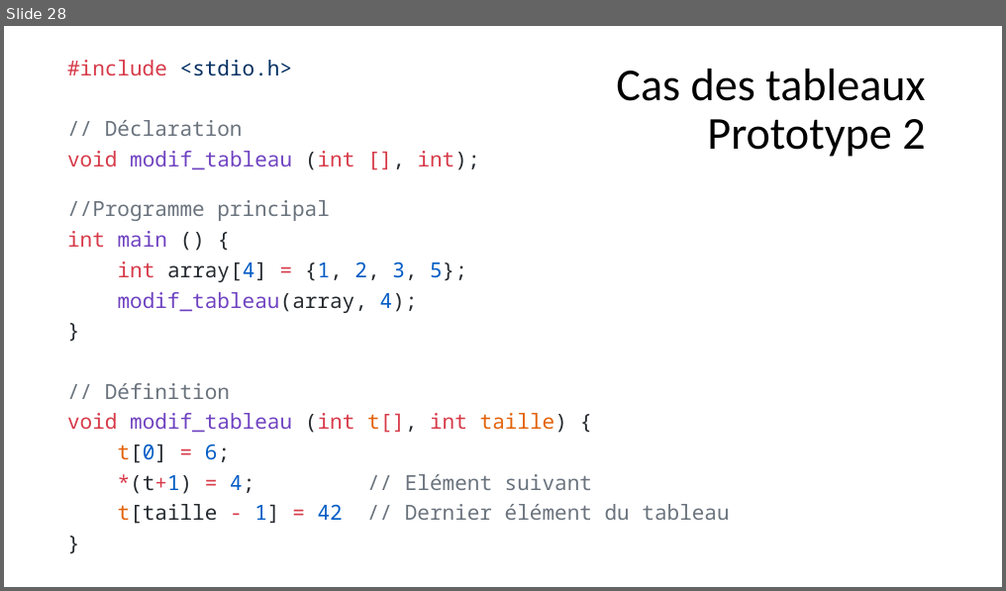
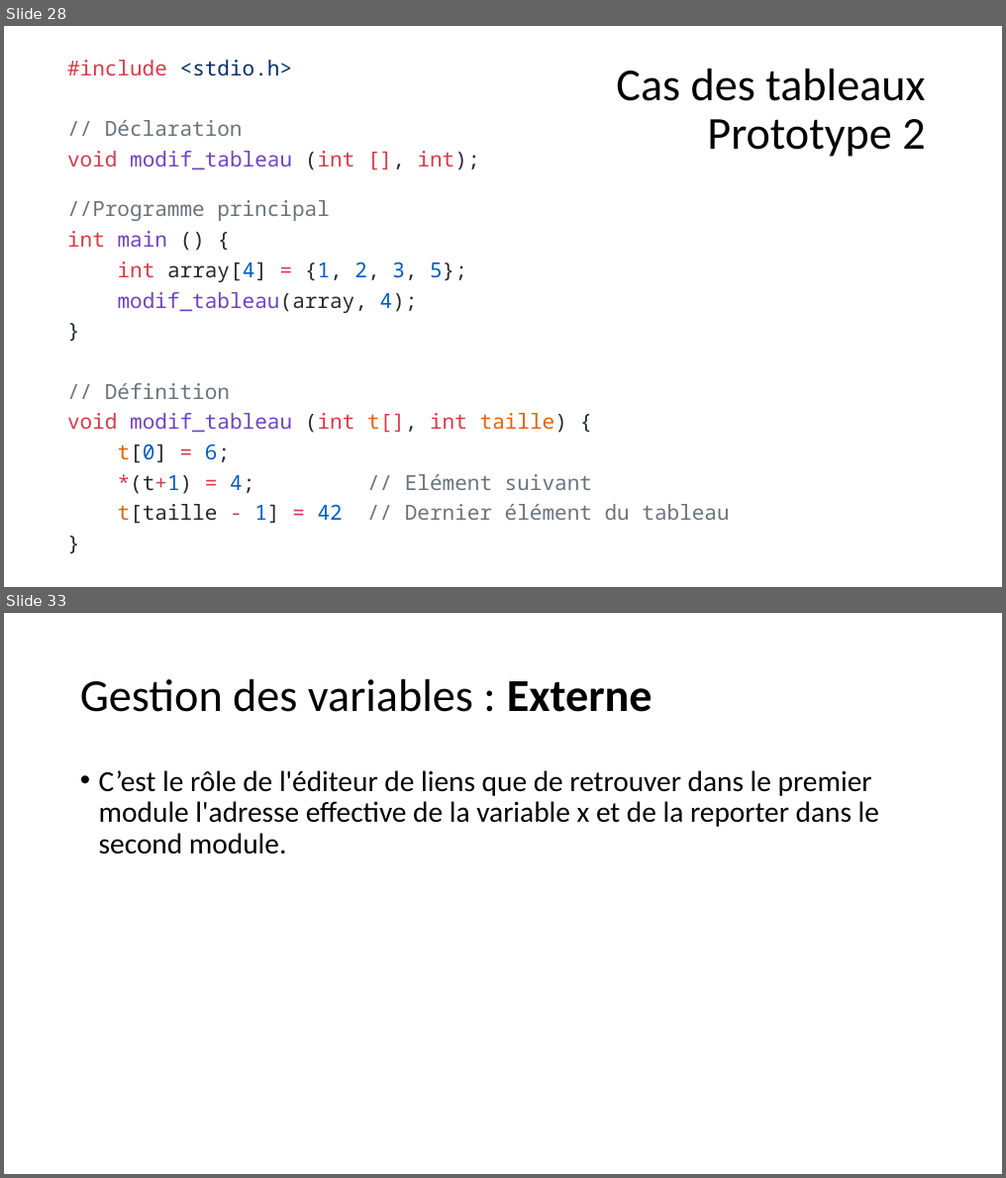
Before and after one commit to Firestorm49/bts-1, a slide deck: 02_C/05_Fonctions/Fonctions.pptx. Shown one above the other, each under a label of ours: slide 28 before the commit, slides 28 and 33 after it; the slides between them are not shown. The pictures are 1006x591 and 1006x1178 pixels, drawn with LibreOffice and Linux fonts; fonts in the diff are those of the drawing. Boxes give left, top, right and bottom in pixels: in the first picture for what was removed or moved away, otherwise in the second. Text is boxed around its words. In the diff, an @@ line names an element or a change of style, - is before the commit and + after.

Commit message:
variables statiques

```diff
--- a/02_C/05_Fonctions/Fonctions.pptx
+++ b/02_C/05_Fonctions/Fonctions.pptx
@@ slide 33 added at (x1=4, y1=613, x2=1002, y2=1174), background #FFFFFF @@
@@ title added at (x1=80, y1=679, x2=652, y2=712), 44 pt, text #000000 @@
+Gestion des variables : Externe
@@ text added at (x1=99, y1=770, x2=879, y2=855), 28 pt, text #000000 @@
+• C’est le rôle de l'éditeur de liens que de retrouver dans le premier module l'adresse effective de la variable x et de la reporter dans le second module.
```
Also in this commit, not shown: 12 other slides added, 3 other files.
